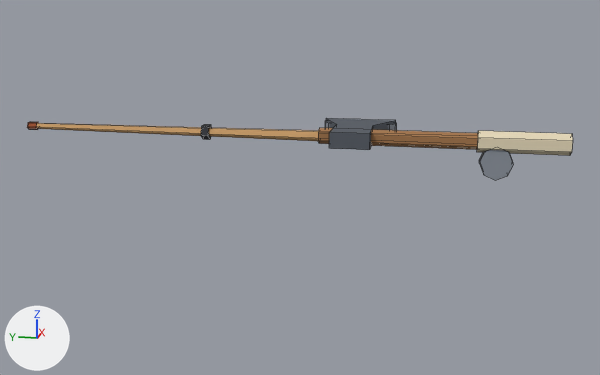
Before and after pictures for a commit that changed the Blender file raccoon/tools.blend.
Rendered twice from a 50 mm camera at (-0.653, 0.06, 0.12) aimed at (0.009, 0.193, -0.046). Lighting does not change. The marker at lower left points along +X, +Y and +Z. The first picture is the older version. Mesh edges are drawn as thin lines.

Names of what the first picture shows: 'prop_axe', 'prop_fishing_rod'.
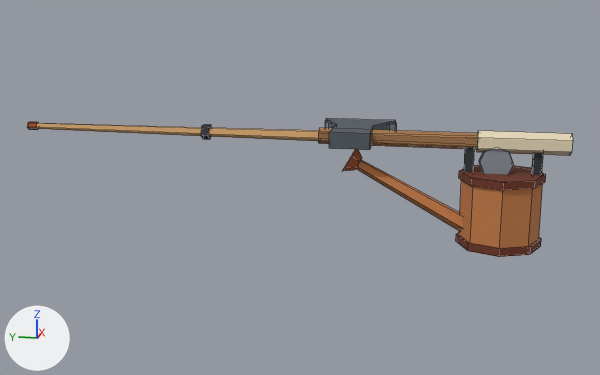
Changed parts and their boxes (x1, y1, x2, y2) in the pictures (600 x 375 px):
'prop_watering_can', added (brown): after (343, 147, 546, 257)

The change, as a diff of the scene's bpy script:
```diff
--- a/raccoon/tools.blend.py
+++ b/raccoon/tools.blend.py
@@ me_prop_watering_can @@
+me_prop_watering_can.from_pydata(...)  # 94 vertices, 63 faces; spans x -0.033..0.033, y -0.016..0.156, z -0.083..0.004
+me_prop_watering_can.materials.append(mat_m_palette)  # picture img_palette_png
@@ ob_prop_watering_can @@
+ob_prop_watering_can = bpy.data.objects.new('prop_watering_can', me_prop_watering_can)
+ob_prop_watering_can.location = (0.0, 0.0, 0.0)
```
